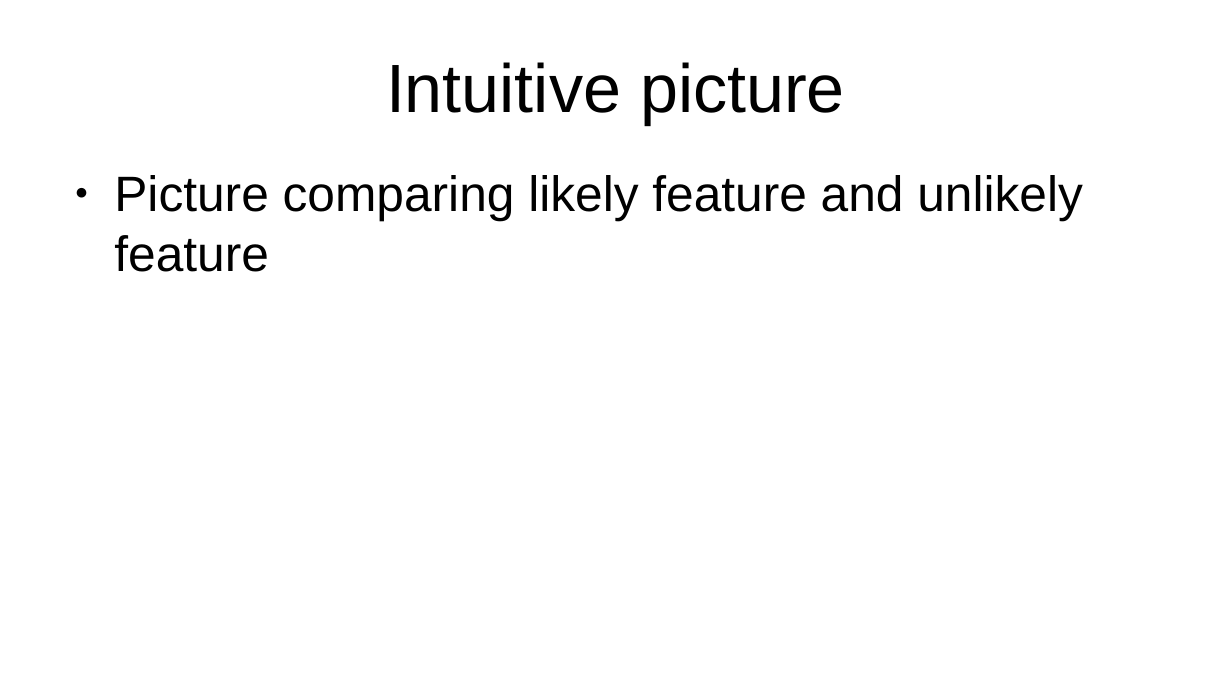
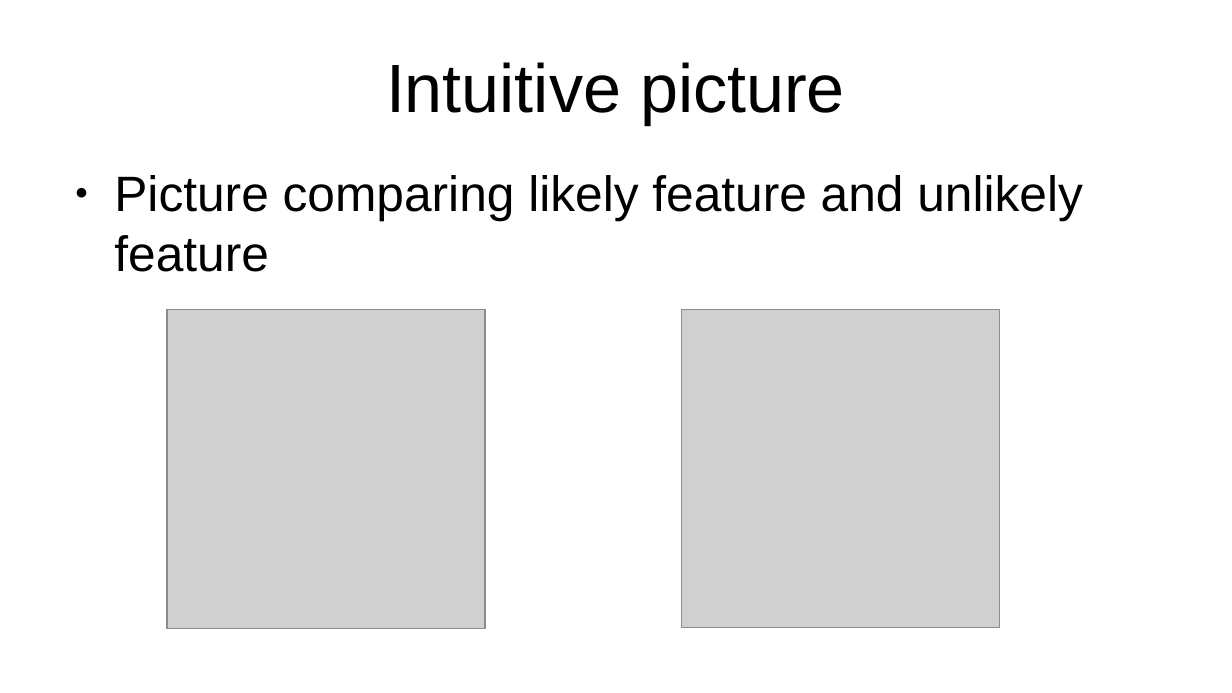
Before and after one commit to Xmann02/Boltzmann, a slide deck: slide 5 of Presentation.odp (slide 7 before the commit). Drawn at 1232x693 pixels with LibreOffice and Linux fonts; fonts in the diff are those of the drawing; grey boxes stand for pictures. Boxes give left, top, right and bottom in pixels: in the first picture for what was removed or moved away, otherwise in the second. Text is boxed around its words. In the diff, an @@ line names an element or a change of style, - is before the commit and + after.

```diff
--- a/Presentation.odp
+++ b/Presentation.odp
@@ text "Picture comparing likely feature and ..." at [114,175,1083,272]: indent changed @@
@@ picture added at [167,310,485,629] @@
@@ picture added at [682,310,1001,628] @@
```
Also in this commit, not shown: 6 other slides changed, 8 slides added, 6 slides removed.
